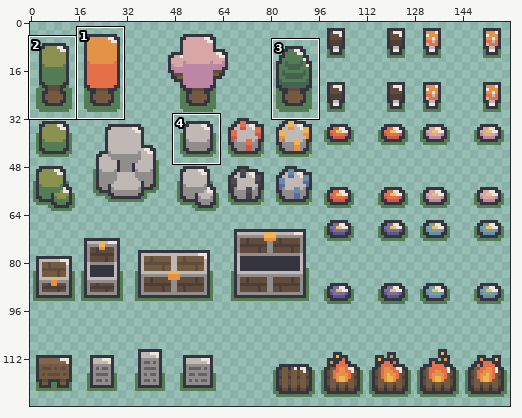
Edited in one commit: sprite sheet (sprites/tilesets/forest_objects.png). Above: a wide view before the commit, with the close-up outlined.
Close-up. The starting point:
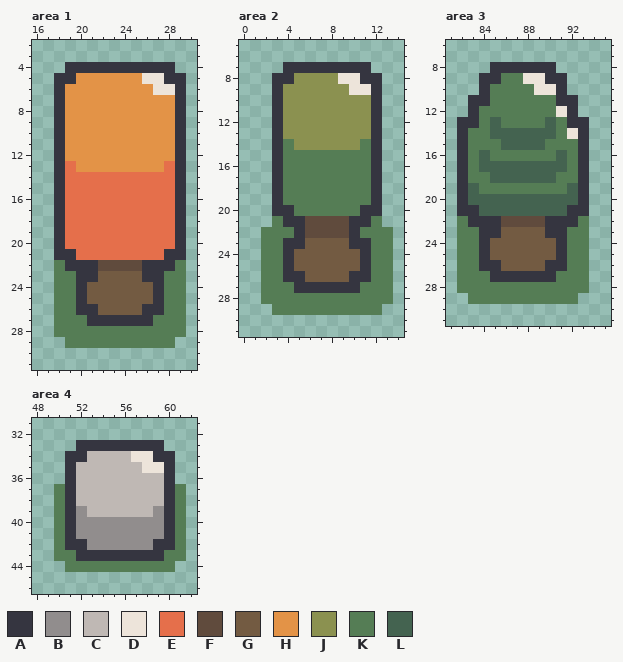
The file is 160x128 pixels. Colours within 5 levels of each other are drawn and written as one. Shown: area 1: x 16..30, y 2..31; area 2: x 0..14, y 5..31; area 3: x 81..95, y 6..31; area 4: x 48..62, y 31..46. The commit also changed other parts of the picture, which this record leaves out.
Palette (. is transparent): A #353540  B #918d8d  C #bfb8b4  D #ede4da  E #e56f4b  F #604b3d  G #735b42  H #e39347  J #8b9150  K #557d55  L #446350
New version:
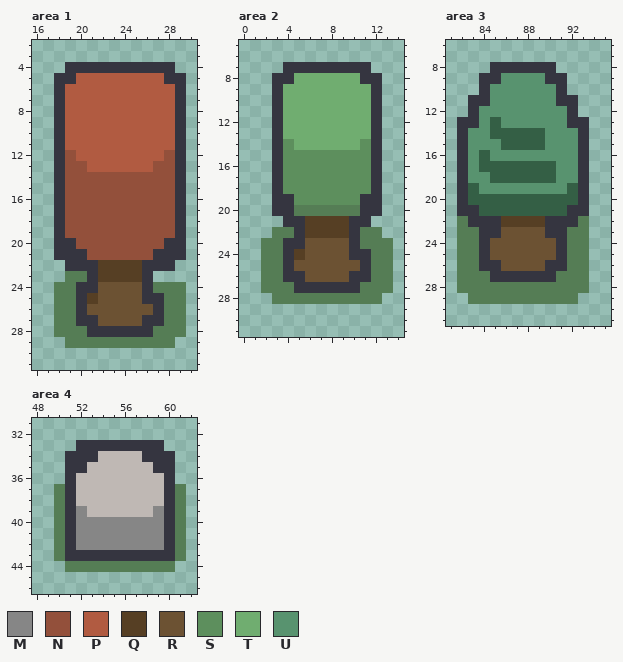
Colours new in this view: M #868686  N #93503b  P #b15b41  Q #563f24  R #6c5233  S #5d8f5d  T #70ad70  U #58936f
Changes in this commit:
@@ palette @@
-L #446350
+L #345f45
--- area 1
@@ x 16..30 @@
  4 ...AAAAAAAAAA..
- 5 ..AAHHHHHHDDAA.
- 6 ..AHHHHHHHHDDA.
- 7 ..AHHHHHHHHHHA.
- 8 ..AHHHHHHHHHHA.
- 9 ..AHHHHHHHHHHA.
-10 ..AHHHHHHHHHHA.
-11 ..AHHHHHHHHHHA.
-12 ..AHHHHHHHHHHA.
-13 ..AEHHHHHHHHEA.
-14 ..AEEEEEEEEEEA.
-15 ..AEEEEEEEEEEA.
-16 ..AEEEEEEEEEEA.
-17 ..AEEEEEEEEEEA.
-18 ..AEEEEEEEEEEA.
-19 ..AEEEEEEEEEEA.
-20 ..AEEEEEEEEEEA.
-21 ..AAEEEEEEEEAA.
-22 ..KAAAFFFFAAAK.
-23 ..KKAAGGGGAAKK.
-24 ..KKAGGGGGGAKK.
-25 ..KKAGGGGGGAKK.
-26 ..KKAAGGGGAAKK.
-27 ..KKKAAAAAAKKK.
-28 ..KKKKKKKKKKKK.
+ 5 ..AAPPPPPPPPAA.
+ 6 ..APPPPPPPPPPA.
+ 7 ..APPPPPPPPPPA.
+ 8 ..APPPPPPPPPPA.
+ 9 ..APPPPPPPPPPA.
+10 ..APPPPPPPPPPA.
+11 ..APPPPPPPPPPA.
+12 ..ANPPPPPPPPNA.
+13 ..ANNPPPPPPNNA.
+14 ..ANNNNNNNNNNA.
+15 ..ANNNNNNNNNNA.
+16 ..ANNNNNNNNNNA.
+17 ..ANNNNNNNNNNA.
+18 ..ANNNNNNNNNNA.
+19 ..ANNNNNNNNNNA.
+20 ..AANNNNNNNNAA.
+21 ..AAANNNNNNAAA.
+22 ...AAAQQQQAAA..
+23 ...KKAQQQQA....
+24 ..KKAARRRRAKKK.
+25 ..KKAQRRRRAAKK.
+26 ..KKARRRRRRAKK.
+27 ..KKAARRRRAAKK.
+28 ..KKKAAAAAAKKK.
 29 ...KKKKKKKKKK..
--- area 2
@@ x 0..14 @@
  7 ....AAAAAAAA...
- 8 ...AAJJJJDDAA..
- 9 ...AJJJJJJDDA..
-10 ...AJJJJJJJJA..
-11 ...AJJJJJJJJA..
-12 ...AJJJJJJJJA..
-13 ...AJJJJJJJJA..
-14 ...AKJJJJJJKA..
-15 ...AKKKKKKKKA..
-16 ...AKKKKKKKKA..
-17 ...AKKKKKKKKA..
-18 ...AKKKKKKKKA..
-19 ...AKKKKKKKKA..
+ 8 ...AATTTTTTAA..
+ 9 ...ATTTTTTTTA..
+10 ...ATTTTTTTTA..
+11 ...ATTTTTTTTA..
+12 ...ATTTTTTTTA..
+13 ...ATTTTTTTTA..
+14 ...ASTTTTTTSA..
+15 ...ASSSSSSSSA..
+16 ...ASSSSSSSSA..
+17 ...ASSSSSSSSA..
+18 ...ASSSSSSSSA..
+19 ...AASSSSSSAA..
 20 ...AAKKKKKKAA..
-21 ...KAAFFFFAAK..
-22 ..KKKAFFFFAKKK.
-23 ..KKAAGGGGAAKK.
-24 ..KKAGGGGGGAKK.
-25 ..KKAGGGGGGAKK.
-26 ..KKAAGGGGAAKK.
+21 ....AAQQQQAA...
+22 ...KKAQQQQAKK..
+23 ..KKAARRRRAKKK.
+24 ..KKAQRRRRAAKK.
+25 ..KKARRRRRRAKK.
+26 ..KKAARRRRAAKK.
 27 ..KKKAAAAAAKKK.
-28 ..KKKKKKKKKKKK.
-29 ...KKKKKKKKKK..
+28 ...KKKKKKKKKK..
+29 ...............
 30 ...............
--- area 3
@@ x 81..95 @@
  8 ....AAAAAA.....
- 9 ...AAKKDDAA....
-10 ...AKKKKDDA....
-11 ..AAKKKKKKAA...
-12 ..AKKKKKKKDA...
-13 .AAKLKKKKLKAA..
-14 .AKKLLLLLLKDA..
-15 .AKKKLLLLKKKA..
-16 .AKLKKKKKKLKA..
-17 .AKLLLLLLLLKA..
-18 .AKKLLLLLLKKA..
-19 .ALKKKKKKKKLA..
+ 9 ...AAUUUUAA....
+10 ...AUUUUUUA....
+11 ..AAUUUUUUAA...
+12 ..AUUUUUUUUA...
+13 .AAULUUUUUUAA..
+14 .AUULLLLLUUUA..
+15 .AUUULLLLUUUA..
+16 .AULUUUUUUUUA..
+17 .AULLLLLLLUUA..
+18 .AUULLLLLLUUA..
+19 .ALUUUUUUUULA..
 20 .ALLLLLLLLLLA..
 21 .AALLLLLLLLAA..
-22 .KAAAFFFFAAAK..
-23 .KKAAGGGGAAKK..
-24 .KKAGGGGGGAKK..
-25 .KKAGGGGGGAKK..
-26 .KKAAGGGGAAKK..
+22 .KAAAQQQQAAAK..
+23 .KKAARRRRAAKK..
+24 .KKARRRRRRAKK..
+25 .KKARRRRRRAKK..
+26 .KKAARRRRAAKK..
 27 .KKKAAAAAAKKK..
--- area 4
@@ x 48..62 @@
 33 ....AAAAAAAA...
-34 ...AACCCCDDAA..
-35 ...ACCCCCCDDA..
+34 ...AAACCCCAAA..
+35 ...AACCCCCCAA..
 36 ...ACCCCCCCCA..
@@ x 48..62 @@
 38 ..KACCCCCCCCAK.
-39 ..KABCCCCCCBAK.
-40 ..KABBBBBBBBAK.
-41 ..KABBBBBBBBAK.
-42 ..KAABBBBBBAAK.
-43 ..KKAAAAAAAAKK.
+39 ..KAMCCCCCCMAK.
+40 ..KAMMMMMMMMAK.
+41 ..KAMMMMMMMMAK.
+42 ..KAMMMMMMMMAK.
+43 ..KAAAAAAAAAAK.
 44 ...KKKKKKKKKK..
